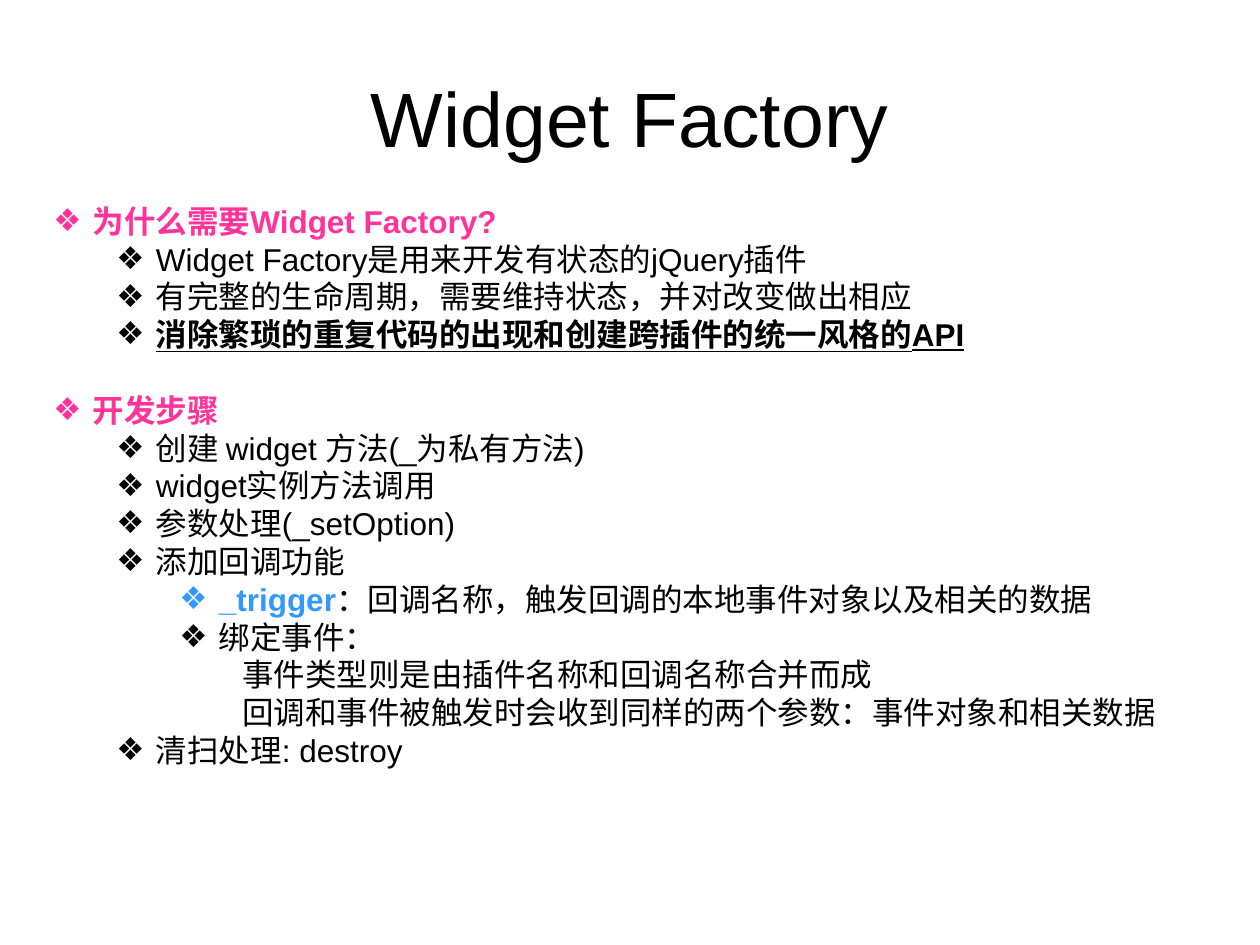
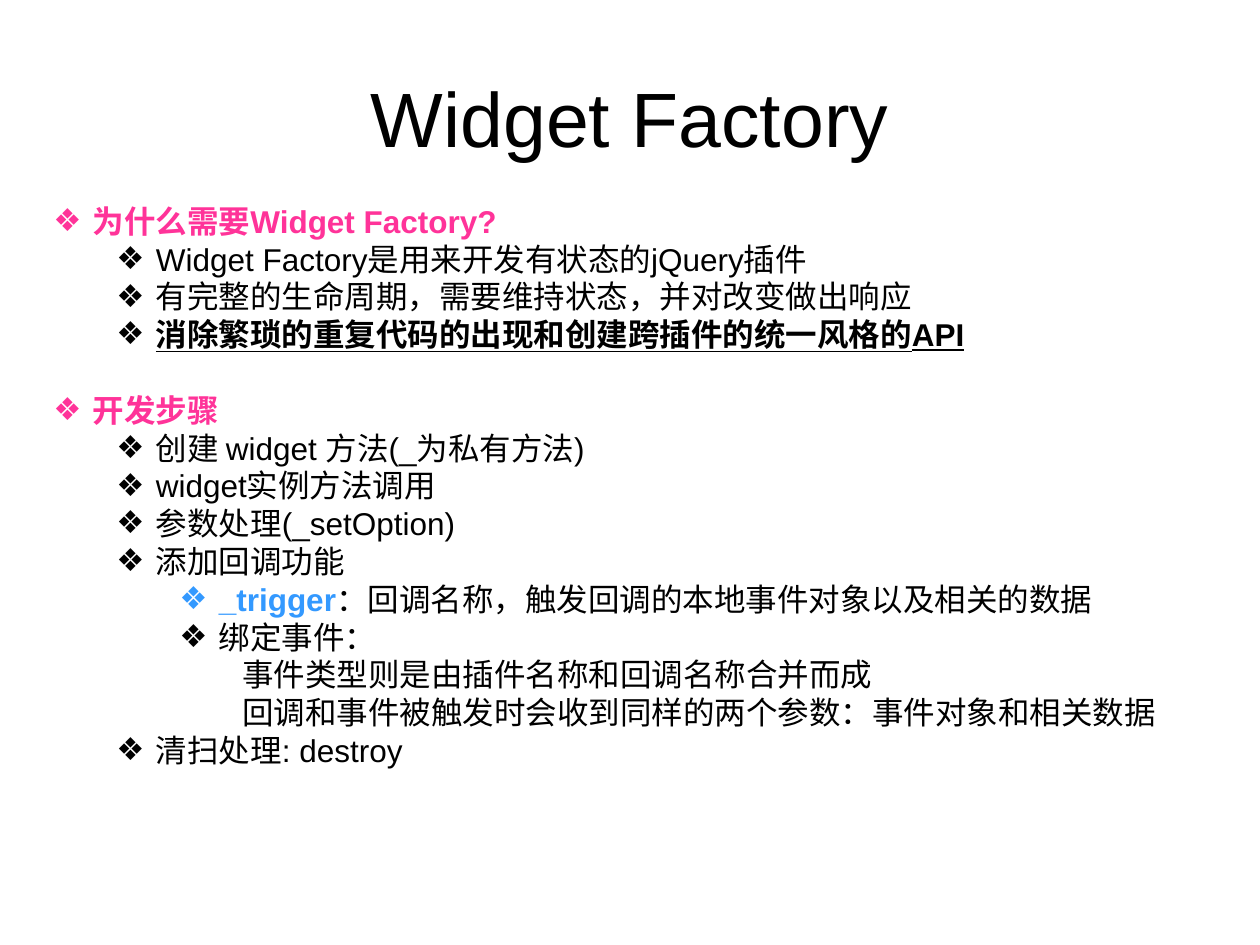
Before and after one commit to zjdgx/Study, a slide deck: slide 5 of jQueryPlugin/jQuery plugin.ppt. Drawn at 1260x945 pixels with LibreOffice and Linux fonts; fonts in the diff are those of the drawing. Boxes give left, top, right and bottom in pixels: in the first picture for what was removed or moved away, otherwise in the second. Text is boxed around its words. In the diff, an @@ line names an element or a change of style, - is before the commit and + after.

```diff
--- a/jQueryPlugin/jQuery plugin.ppt
+++ b/jQueryPlugin/jQuery plugin.ppt
@@ text at (156, 276, 912, 311): text changed @@
-  ❖ 有完整的生命周期，需要维持状态，并对改变做出相应
+  ❖ 有完整的生命周期，需要维持状态，并对改变做出响应
```
Also in this commit, not shown: 1 other slide changed, 7 other files.
